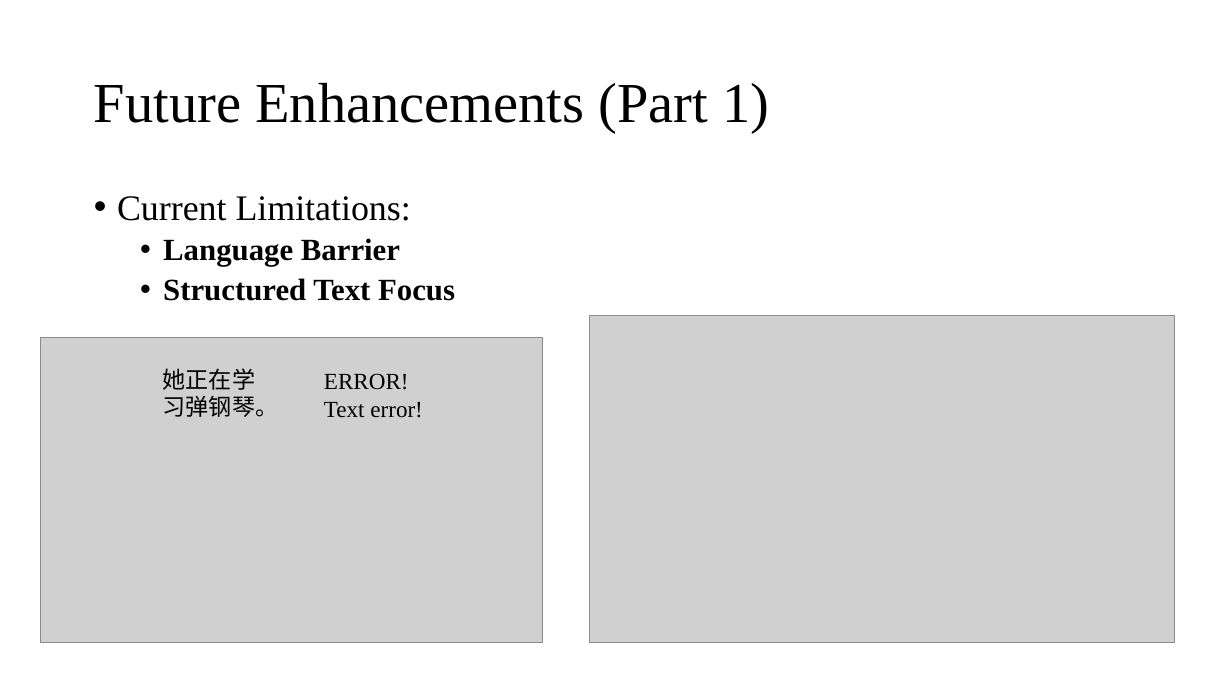
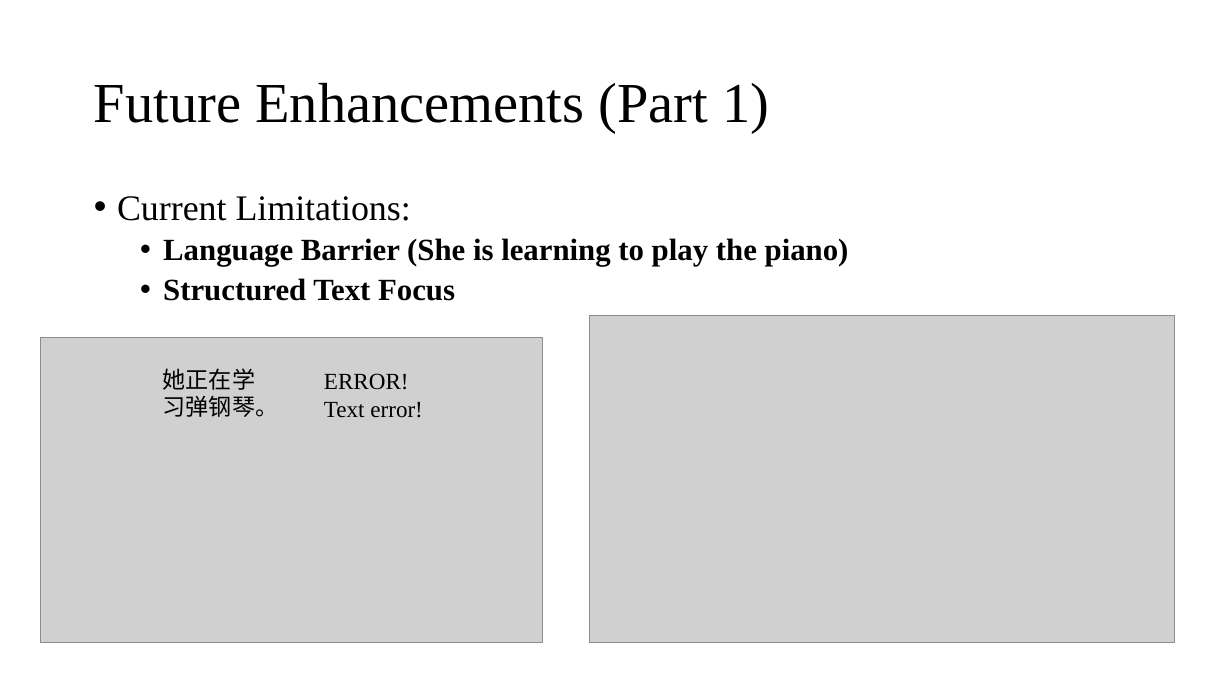
Before and after one commit to ivanchanzhengyang/Media-Trope-Scanner, a slide deck: slide 14 of Unveiling Tropes.pptx. Drawn at 1232x693 pixels with LibreOffice and Linux fonts; fonts in the diff are those of the drawing; grey boxes stand for pictures; background and template pictures are left out. Boxes give left, top, right and bottom in pixels: in the first picture for what was removed or moved away, otherwise in the second. Text is boxed around its words. In the diff, an @@ line names an element or a change of style, - is before the commit and + after.

```diff
--- a/Unveiling Tropes.pptx
+++ b/Unveiling Tropes.pptx
@@ text at (x1=163, y1=238, x2=849, y2=266): text changed @@
-  • Language Barrier
+  • Language Barrier (She is learning to play the piano)
```
Also in this commit, not shown: 6 other slides changed, 1 slide added, 1 slide removed, 4 other files.
